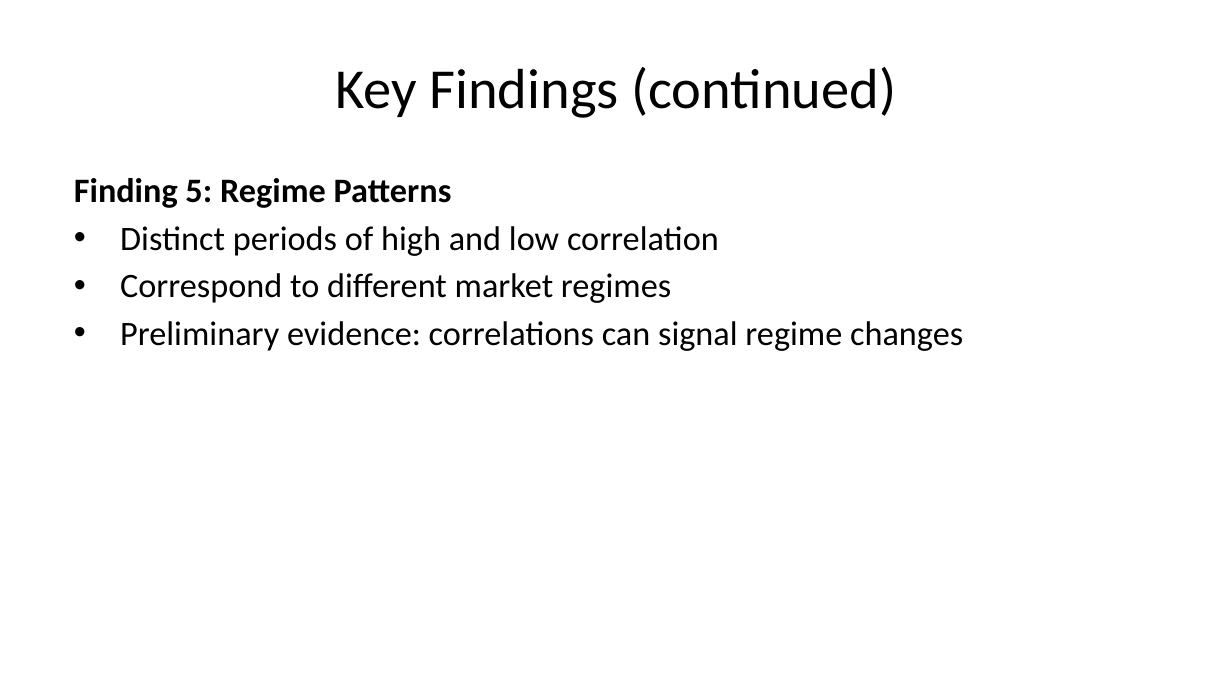
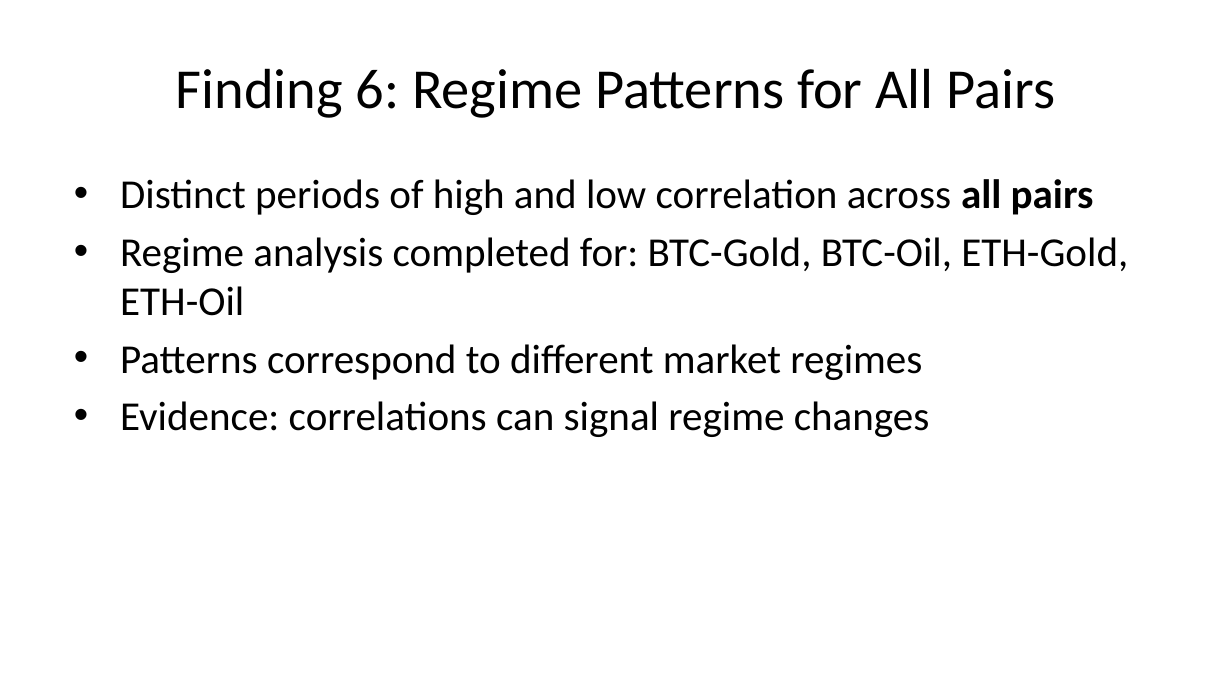
Before and after one commit to SakethKanchi/Cryptocurrency_Commodity_Correlation, a slide deck: slide 40 of presentation.pptx (slide 30 before the commit). Drawn at 1232x693 pixels with LibreOffice and Linux fonts; fonts in the diff are those of the drawing. Boxes give left, top, right and bottom in pixels: in the first picture for what was removed or moved away, otherwise in the second. Text is boxed around its words. In the diff, an @@ line names an element or a change of style, - is before the commit and + after.

```diff
--- a/presentation.pptx
+++ b/presentation.pptx
@@ title at (176,68,1056,118): text changed @@
-Key Findings (continued)
+Finding 6: Regime Patterns for All Pairs
@@ text at (120,179,1128,437): text changed; size 20 to 24 pt @@
-Finding 5: Regime Patterns
-• Distinct periods of high and low correlation
-• Correspond to different market regimes
-• Preliminary evidence: correlations can signal regime changes
+• Distinct periods of high and low correlation across all pairs
+• Regime analysis completed for: BTC-Gold, BTC-Oil, ETH-Gold, ETH-Oil
+• Patterns correspond to different market regimes
+• Evidence: correlations can signal regime changes
```
Also in this commit, not shown: 33 other slides changed, 14 slides added, 3 slides removed, 11 other files.
